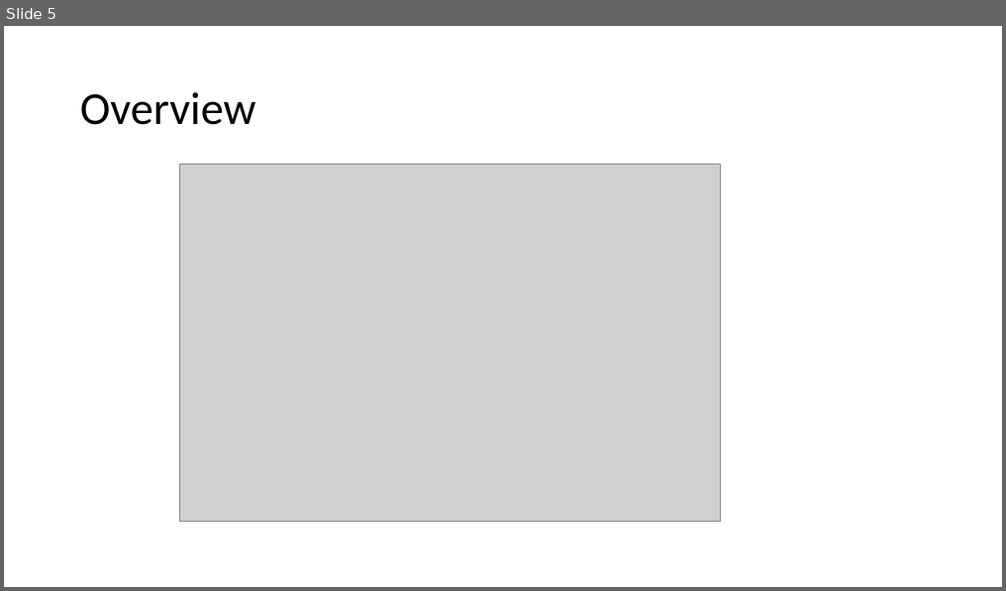
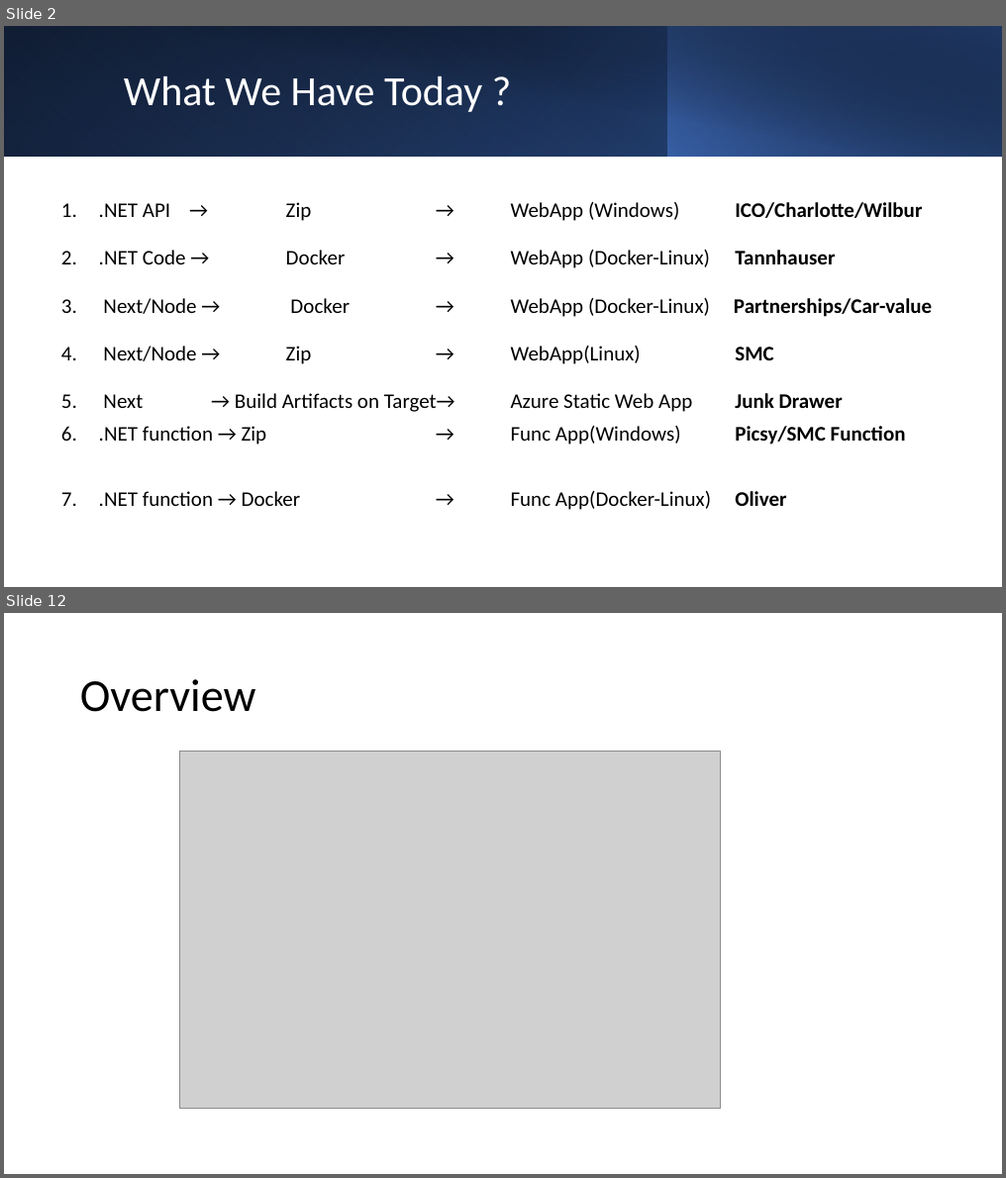
Before and after one commit to cs-samvith/space-app-platform, a slide deck: container-apps.pptx. Shown one above the other, each under a label of ours: slide 5 before the commit, slides 2 and 12 after it; the slides between them are not shown. The pictures are 1006x591 and 1006x1178 pixels, drawn with LibreOffice and Linux fonts; fonts in the diff are those of the drawing; grey boxes stand for pictures. Boxes give left, top, right and bottom in pixels: in the first picture for what was removed or moved away, otherwise in the second. Text is boxed around its words. In the diff, an @@ line names an element or a change of style, - is before the commit and + after.

```diff
--- a/container-apps.pptx
+++ b/container-apps.pptx
@@ slide 2 added at [4,26,1002,587], background #FFFFFF @@
@@ rectangle added at [4,26,1002,157], fill gradient #000000 to #2F5597 @@
@@ rectangle added at [4,26,668,157], fill gradient #4472C4 to #203864 @@
@@ rectangle added at [42,26,1002,157], fill gradient #000000 to #203864 @@
@@ rectangle added at [668,26,1002,157], fill gradient #4472C4 to #000000 @@
@@ title added at [124,76,482,112], 40 pt, text #FFFFFF @@
+What We Have Today ?
@@ text added at [99,202,932,510], 20 pt, text #000000 @@
+1. .NET API → Zip → WebApp (Windows) ICO/Charlotte/Wilbur
+2. .NET Code → Docker → WebApp (Docker-Linux) Tannhauser
+3. Next/Node → Docker → WebApp (Docker-Linux) Partnerships/Car-value
+4. Next/Node → Zip → WebApp(Linux) SMC
+5. Next → Build Artifacts on Target→ Azure Static Web App Junk Drawer
+6. .NET function → Zip → Func App(Windows) Picsy/SMC Function
+7. .NET function → Docker → Func App(Docker-Linux) Oliver
@@ what was slide 5 is now slide 12 @@
```
Also in this commit, not shown: 1 slide changed, 8 other slides added, 2 slides removed, 27 other files.
